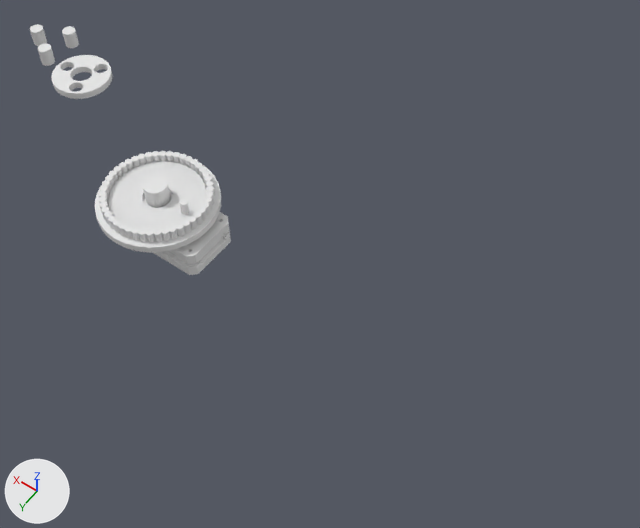
One commit to the Blender file projects/3d/blender/cycloid-ben/cycloid-virtuoso.blend: the scene before it, then after it.
Both versions are drawn from a 50 mm lens placed at (-317.0, 260.0, 439.0), pointed at (-112.0, -27.0, -12.0). Lighting does not change. The marker at lower left points along +X, +Y and +Z. The first picture is the older version.

The older version as bpy lines, for what is in view:
```python
ob_cycloidal_disc = bpy.data.objects.new('Cycloidal_Disc', me_cycloiddisc_mesh_003)
ob_cycloidal_disc.location = (0.0, 0.0, 0.0)
ob_eccentric_cam_lobe = bpy.data.objects.new('Eccentric_Cam_Lobe', me_cylinder_105)
ob_eccentric_cam_lobe.location = (0.0, 0.0, 0.0)
ob_fixed_ring_housing = bpy.data.objects.new('Fixed_Ring_Housing', me_cylinder_001)
ob_fixed_ring_housing.location = (0.0, 0.0, 0.0)
ob_input_shaft = bpy.data.objects.new('Input_Shaft', me_cylinder_104)
ob_input_shaft.location = (0.0, 0.0, 0.0)
ob_output_disk = bpy.data.objects.new('Output_Disk', me_cylinder_096)
ob_output_disk.location = (122.1, -54.3, 9.2)
ob_pancake_stepper_small = bpy.data.objects.new('Pancake_Stepper_Small', me_pancake_stepper_small)
ob_pancake_stepper_small.location = (-24.1, 0.0, -19.3)
```
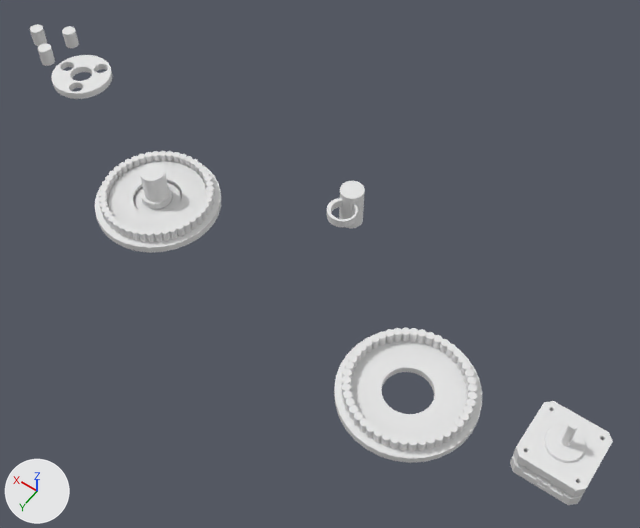
What differs and where, as boxes [x1, y1, x2, y2] in the pictures (640 x 528 px; the box of a moved part takes in the faces that stretch with it):
'Fixed_Ring_Housing.001', added: after [334, 327, 482, 463]
    faces in mat_mat_housing (white #e7e7e7): [334, 329, 482, 463]
    faces in mat_mat_ringpins (white #e7e7e7): [342, 327, 477, 452]
'Pancake_Stepper_Small', moved: before [152, 199, 231, 275]; after [510, 401, 613, 505]
'Input_Shaft', moved: before [143, 175, 171, 208]; after [140, 163, 172, 209]
'Input_Shaft.001', added: after [339, 181, 365, 228]
'Eccentric_Cam_Lobe', moved: before [143, 190, 173, 208]; after [327, 198, 358, 227]
part 1 of me_cycloiddisc_mesh_003, moved or reshaped: [130, 161, 197, 220] in both

The change, as a diff of the scene's bpy script:
```diff
--- a/projects/3d/blender/cycloid-ben/cycloid-virtuoso.blend.py
+++ b/projects/3d/blender/cycloid-ben/cycloid-virtuoso.blend.py
@@ mat_mat_disc_006 @@
+mat_mat_disc_006 = principled_material('Mat_Disc.006')
+mat_mat_disc_006.base_color = (0.8, 0.8, 0.8)  # white #e7e7e7
@@ me_cycloiddisc_mesh_003 @@
 # used by ob_cycloidal_disc; location = (0.0, 0.0, 0.0)
-me_cycloiddisc_mesh_003.from_pydata(...)  # 9360 vertices, 13680 faces; spans x -33.4..33.3, y -33.3..33.3, z 0.0..5.0
-me_cycloiddisc_mesh_003.materials.append(mat_mat_disc_004)  # white #e7e7e7
+me_cycloiddisc_mesh_003.from_pydata(...)  # 9450 vertices, 13725 faces; spans x -33.4..33.3, y -33.3..33.3, z 0.0..5.0
+# me_cycloiddisc_mesh_003 part 1: 2 vertices moved from x 10.0, y 0.0..0.3, z 0.0 to x 16.1, y 0.2..0.7, z 0.0; 358 vertices removed from x -10.0..10.0, y -10.0..10.0, z 0.0..5.0; 448 vertices added at x -16.1..16.1, y -16.1..16.1, z 0.0..5.0
+me_cycloiddisc_mesh_003.materials.append(mat_mat_disc_006)  # white #e7e7e7
@@ me_cylinder_156 @@
+me_cylinder_156.from_pydata(...)  # 64 vertices, 34 faces; spans x -8.0..8.0, y -8.0..8.0, z -8.0..8.0
+me_cylinder_156.materials.append(mat_mat_camshaft)  # white #e7e7e7
@@ ob_input_shaft @@
 ob_input_shaft = bpy.data.objects.new('Input_Shaft', me_cylinder_104)
-ob_input_shaft.location = (0.0, 0.0, 0.0)
+ob_input_shaft.location = (0.0, 0.0, 10.7)
@@ ob_eccentric_cam_lobe @@
 ob_eccentric_cam_lobe = bpy.data.objects.new('Eccentric_Cam_Lobe', me_cylinder_105)
-ob_eccentric_cam_lobe.location = (0.0, 0.0, 0.0)
+ob_eccentric_cam_lobe.location = (-109.6, -55.3, 10.2)
@@ ob_pancake_stepper_small @@
 ob_pancake_stepper_small = bpy.data.objects.new('Pancake_Stepper_Small', me_pancake_stepper_small)
-ob_pancake_stepper_small.location = (-24.1, 0.0, -19.3)
+ob_pancake_stepper_small.location = (-297.1, 0.0, -19.8)
@@ ob_input_shaft_001 @@
+ob_input_shaft_001 = bpy.data.objects.new('Input_Shaft.001', me_cylinder_156)
+ob_input_shaft_001.location = (-107.7, -69.3, 3.7)
+ob_input_shaft_001.scale = (1.0, 1.0, 1.82)
@@ ob_fixed_ring_housing_001 @@
+ob_fixed_ring_housing_001 = bpy.data.objects.new('Fixed_Ring_Housing.001', me_cylinder_001.copy())  # the mesh of ob_fixed_ring_housing
+ob_fixed_ring_housing_001.location = (-211.5, 26.6, -0.2)
```
